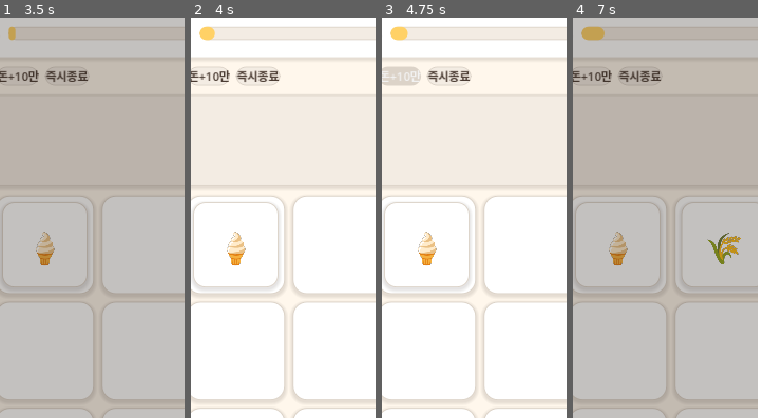
Above: before the commit, frames 1-4 (left to right).
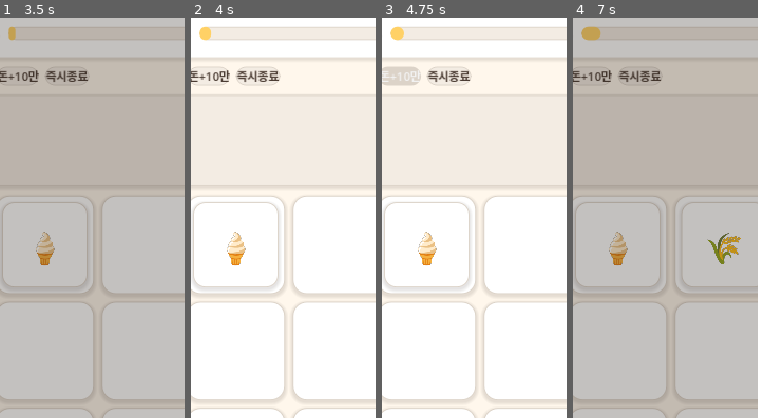
Above: after the commit, the same moments.

Repository: yellyB/game-slot-kitchen
Game: Godot game, scene res://scenes/Main.tscn
The game is run twice, just before and just after one commit, with the same random seed, the same clock (stepped at 60 frames per second) and the same inputs.
Inputs:
- Up to frame 1 (3.5 s): click "시작" at 0.5 s; click "돈+10만" at 1.25 s; click "🏬" at 2 s; click "🗑️" at 2.75 s
- Up to frame 2 (4 s): click "✕" at 3.5 s
- Up to frame 3 (4.75 s): click "돈+10만" at 4.25 s
- Up to frame 4 (7 s): click "🏬" at 5 s; click "🌾" at 5.75 s; click "🥚" at 6.5 s
The pictures show only the part of the screen within x 9-59%, y 6-56%; the shares and areas given below are measured in that part.

Frame 1 is identical in both runs. In frame 2, 0.1% of the frame differs, in the area x 4-13%, y 2-6%; in frame 3, less than 0.1%; in frame 4, less than 0.1%.

Commit message:
밸런스: 창고 트립 3.0→1.5초 (fetch 독점 완화) + 시뮬 손잡이/판수
- Config.WAREHOUSE_EXIT_COST 3.0→1.5: fetch가 유일 병목이라 조리/도구 카드가 죽던
  구조 문제 완화. 이제 도구·용량 카드가 압박 상황에서 값을 함
- stats: SIM_TRIP 환경변수(트립 비용 실험 손잡이)
- main: --sim 판수 500→200(빠른 반복) + 로드아웃 갱신

[시뮬 결론] 버프 가치가 난이도 의존적 — 쉬우면 돈/성장 카드(정산 +45%),
  빡세면 용량 카드(도구 +12%)만 슬롯값 냄. 슬롯점유 설계가 건강한 선택 긴장 생성.
  약점: 인내심 카드는 이 모델에서 구조적으로 약함(손님이 처리량으로 이탈).

Co-Authored-By: Claude Opus 4.8 (1M context) <noreply@anthropic.com>

Diff:
--- a/data/config.gd
+++ b/data/config.gd
@@ -35,7 +35,9 @@
 const DAY_LENGTH := 120.0       # 영업시간(초)
 const WAVES := 3                # 웨이브 수(고정). 웨이브당 손님 수는 data/levels.gd
 const WAVE_SPACING := 0.7       # 웨이브 내 손님 간격(초)
-const WAREHOUSE_EXIT_COST := 3.0  # 창고 닫을 때(퇴장) 소모 영업시간(초) — 트립 비용
+const WAREHOUSE_EXIT_COST := 1.5  # 창고 닫을 때(퇴장) 소모 영업시간(초) — 트립 비용
+# (fetch 독점 완화: 3.0→1.5. 시뮬상 창고=최대병목이라 조리/도구 카드가 죽던 문제 조정.
+#  트립이 게임의 전부가 안 되게 하되, 여전히 유의미한 시간비용으로 유지.)
 # (일차별 가게세·손님 수·승리 일차 = data/levels.gd)
 
 
--- a/scripts/main.gd
+++ b/scripts/main.gd
@@ -102,14 +102,14 @@
 		var batch := SimBatch.new()
 		var loadouts := [
 			{"name": "무버프", "buffs": []},
-			{"name": "조리-25%(1)", "buffs": ["cook"]},
-			{"name": "인내심+10%(2)", "buffs": ["patience"]},
-			{"name": "수요1·2등급(15)", "buffs": ["dmd_t12"]},
-			{"name": "창고1초(5)", "buffs": ["wh_fast"]},
-			{"name": "도구+1(12)", "buffs": ["tool_slot"]},
+			{"name": "도구+1(12,용량)", "buffs": ["tool_slot"]},
+			{"name": "커피램프(24,성장)", "buffs": ["ramp_t1"]},
+			{"name": "정산100(63,돈)", "buffs": ["settle_100"]},
+			{"name": "판매금+3%(46,돈)", "buffs": ["sale_flat3"]},
+			{"name": "1·2등급가격+15%(21,돈)", "buffs": ["mp_t12"]},
 		]
-		print("\n[SIM] ===== 배치 시뮬 (판당 5일, 500회) =====")
-		for res in batch.compare(500, loadouts):
+		print("\n[SIM] ===== 배치 시뮬 (판당 5일, 200회) =====")
+		for res in batch.compare(200, loadouts):
 			print("[SIM] %-22s 승률 %4.1f%%  평균현금 %6.1f  서빙 %4.1f  놓침 %4.1f  일수 %.1f" % [
 				res["name"], res["win_rate"] * 100.0, res["avg_cash"],
 				res["avg_served"], res["avg_lost"], res["avg_days"]])
--- a/scripts/stats.gd
+++ b/scripts/stats.gd
@@ -23,7 +23,10 @@
 	return Buffs.menu_price(recipe_id)
 
 static func warehouse_cost() -> float:
-	return Buffs.mod("warehouse_mult", Config.WAREHOUSE_EXIT_COST)
+	var base := Config.WAREHOUSE_EXIT_COST
+	if OS.has_environment("SIM_TRIP"):   # 실험용 손잡이: 트립 기본비용 오버라이드
+		base = float(OS.get_environment("SIM_TRIP"))
+	return Buffs.mod("warehouse_mult", base)
 
 ## 손님이 주문할 레시피 뽑기 — 등급 가중(Config.SPAWN_WEIGHTS) × 수요 버프(15~20).
 static func random_recipe() -> String:
